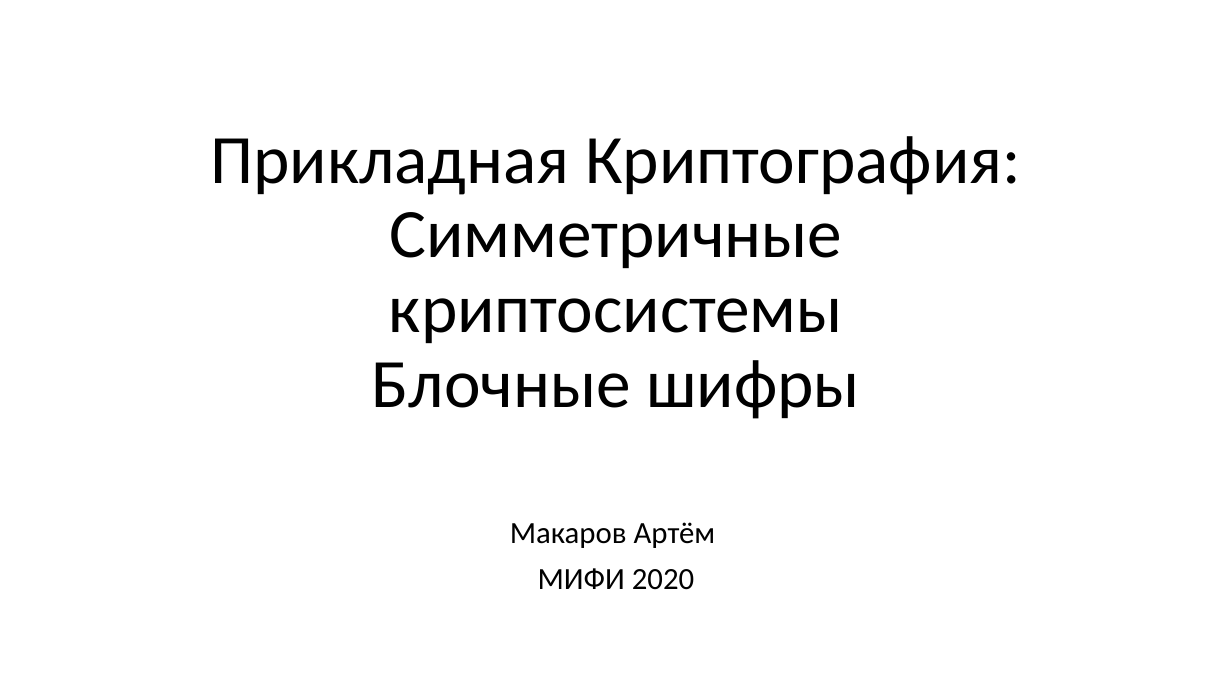
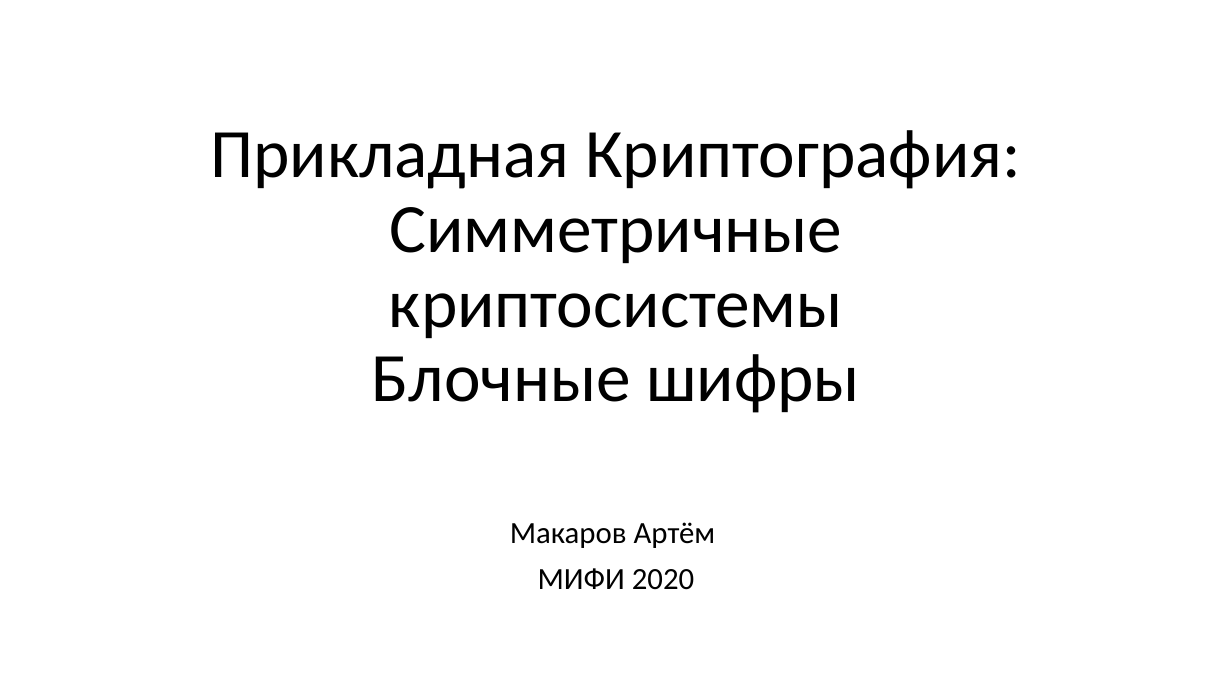
Before and after one commit to GeorgyFirsov-s-forks/CryptoLectures, a slide deck: slide 1 of Lectures/Lecture4.pptx. Drawn at 1232x693 pixels with LibreOffice and Linux fonts; fonts in the diff are those of the drawing. Boxes give left, top, right and bottom in pixels: in the first picture for what was removed or moved away, otherwise in the second. Text is boxed around its words. In the diff, an @@ line names an element or a change of style, - is before the commit and + after.

```diff
--- a/Lectures/Lecture4.pptx
+++ b/Lectures/Lecture4.pptx
@@ title "Прикладная Криптография: Симметричные криптосистемы Блочные ...": place and size @@
-title "Прикладная Криптография: Симметричные криптосистемы Блочные ..." at (211, 136, 1021, 419)
+title "Прикладная Криптография: Симметричные криптосистемы Блочные ..." at (211, 130, 1021, 413)
```
Also in this commit, not shown: 1 other file.
